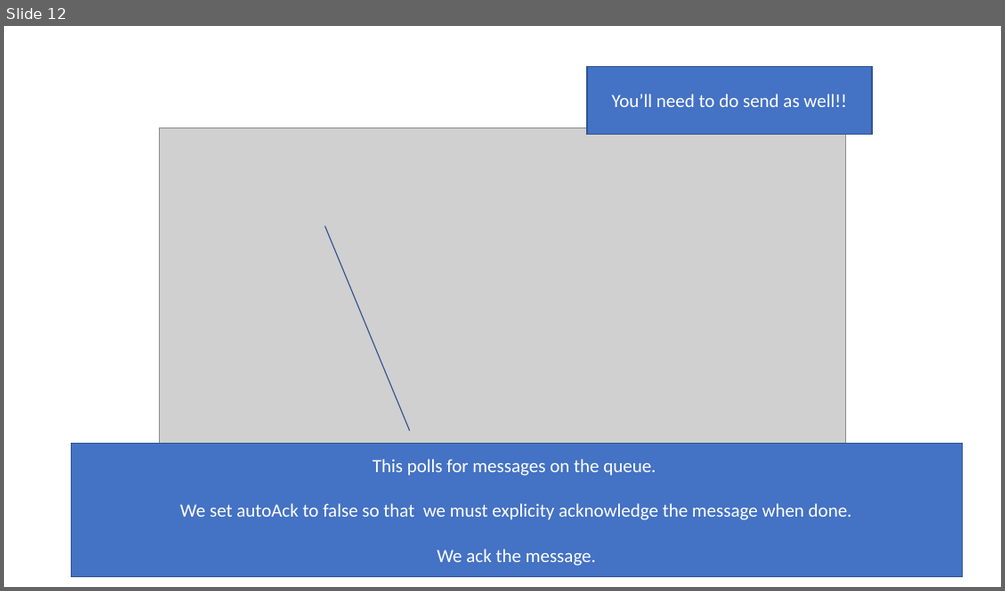
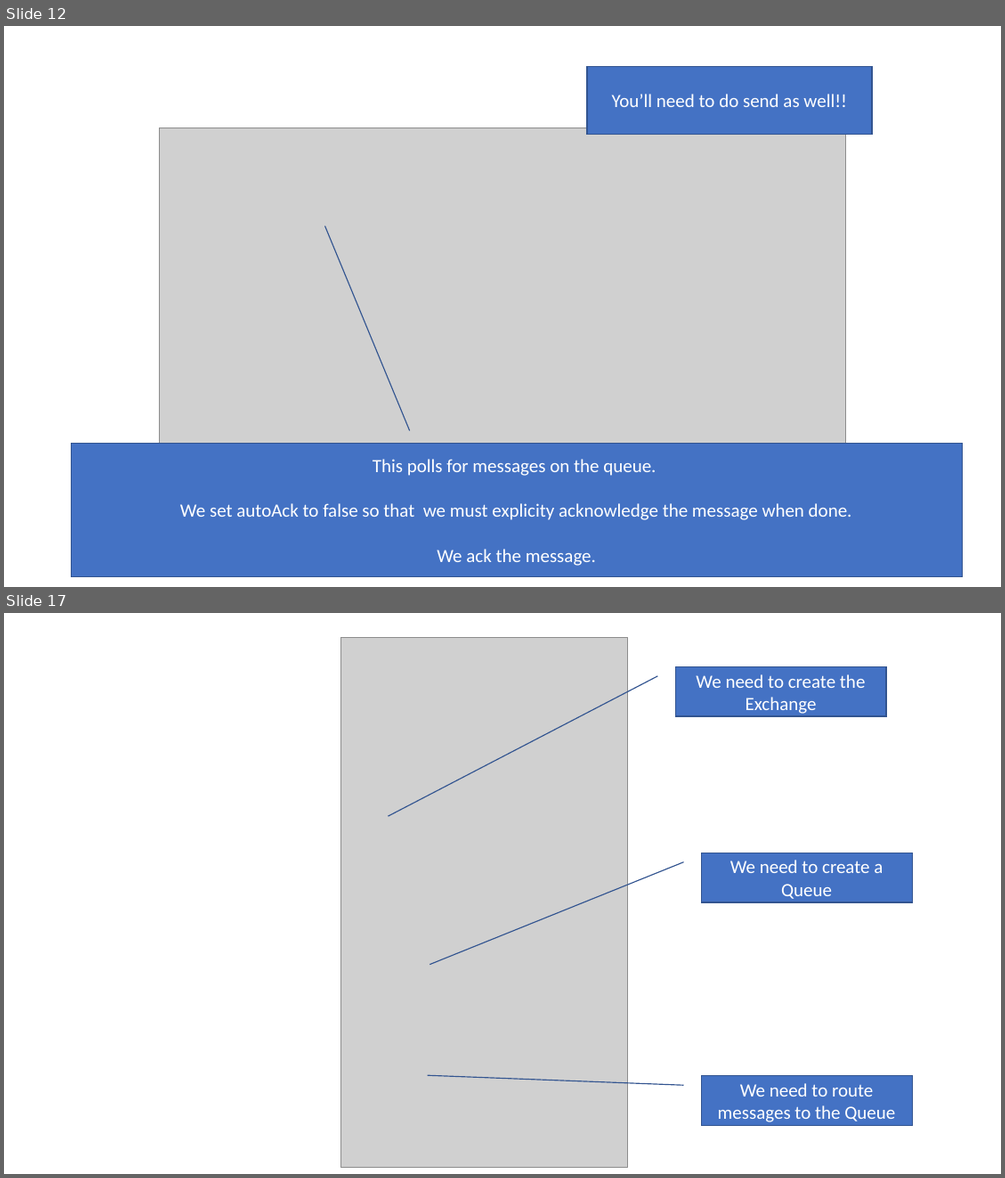
Before and after one commit to iancooper/practical-messaging, a slide deck: exercises/point-to-point-exercise.pptx. Shown one above the other, each under a label of ours: slide 12 before the commit, slides 12 and 17 after it; the slides between them are not shown. The pictures are 1005x591 and 1005x1178 pixels, drawn with LibreOffice and Linux fonts; fonts in the diff are those of the drawing; grey boxes stand for pictures. Boxes give left, top, right and bottom in pixels: in the first picture for what was removed or moved away, otherwise in the second. Text is boxed around its words. In the diff, an @@ line names an element or a change of style, - is before the commit and + after.

```diff
--- a/exercises/point-to-point-exercise.pptx
+++ b/exercises/point-to-point-exercise.pptx
@@ slide 17 added at (4,613,1001,1174), background #FFFFFF @@
@@ picture added at (341,637,628,1167) @@
@@ border callout added at (676,666,886,716), fill #4472C4, outline #325491 1 pt, 18 pt, text #FFFFFF @@
+We need to create the Exchange
@@ border callout added at (701,853,912,902), fill #4472C4, outline #325491 1 pt, 18 pt, text #FFFFFF @@
+We need to create a Queue
@@ border callout added at (701,1076,912,1126), fill #4472C4, outline #325491 1 pt, 18 pt, text #FFFFFF @@
+We need to route messages to the Queue
```
Also in this commit, not shown: 4 other slides added, 26 other files.
